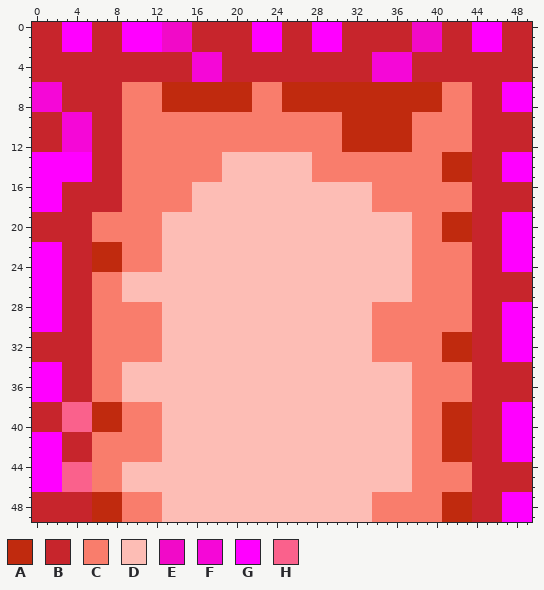
File history of a pixel-art sprite, image/explosion_vertical_top_last2.png. The picture above was drawn from the file before the commit.
The file is 50x50 pixels.
Palette (. is transparent): A #c02a0e  B #c7252c  C #f97d6c  D #fdbdb5  E #f10ac8  F #f507d7  G #ff00ff  H #fa618c
The same view after the edit:
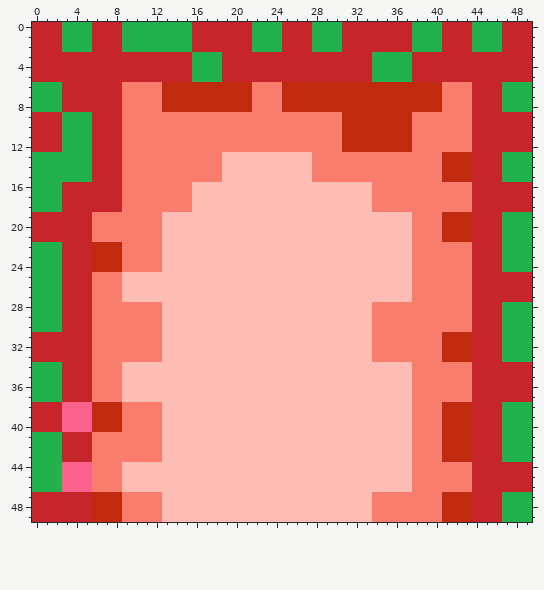
Edits made:
{"colour":"G","old":"#ff00ff","new":"#22b14c"}
{"y":0,"x":13,"old":"EEE","new":"GGG"}
{"y":0,"x":38,"old":"EEE","new":"GGG"}
{"y":1,"x":13,"old":"EEE","new":"GGG"}
{"y":1,"x":38,"old":"EEE","new":"GGG"}
{"y":2,"x":13,"old":"EEE","new":"GGG"}
{"y":2,"x":38,"old":"EEE","new":"GGG"}
{"y":3,"x":16,"old":"FFF","new":"GGG"}
{"y":3,"x":34,"old":"FFFF","new":"GGGG"}
{"y":4,"x":16,"old":"FFF","new":"GGG"}
{"y":4,"x":34,"old":"FFFF","new":"GGGG"}
{"y":5,"x":16,"old":"FFF","new":"GGG"}
{"y":5,"x":34,"old":"FFFF","new":"GGGG"}
{"y":6,"x":0,"old":"FFF","new":"GGG"}
{"y":7,"x":0,"old":"FFF","new":"GGG"}
{"y":8,"x":0,"old":"FFF","new":"GGG"}
{"y":9,"x":3,"old":"FFF","new":"GGG"}
{"y":10,"x":3,"old":"FFF","new":"GGG"}
{"y":11,"x":3,"old":"FFF","new":"GGG"}
{"y":12,"x":3,"old":"FFF","new":"GGG"}
